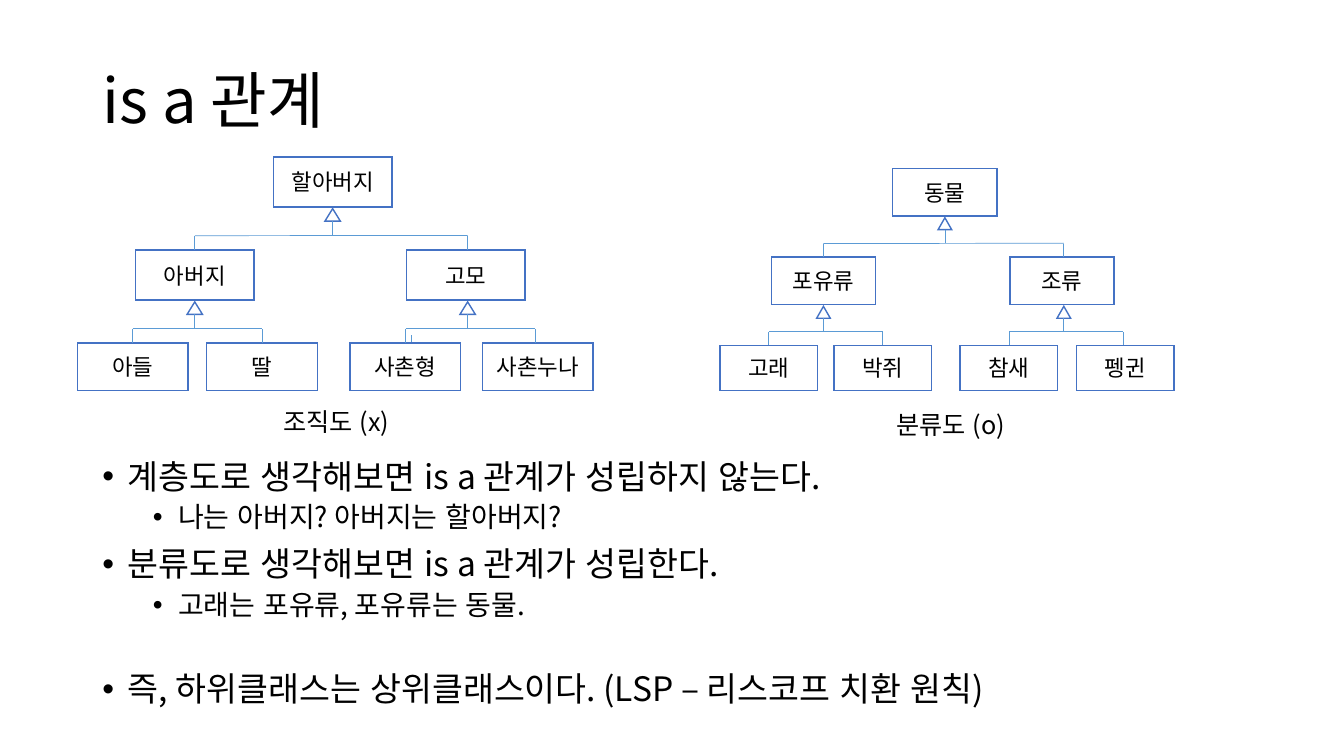
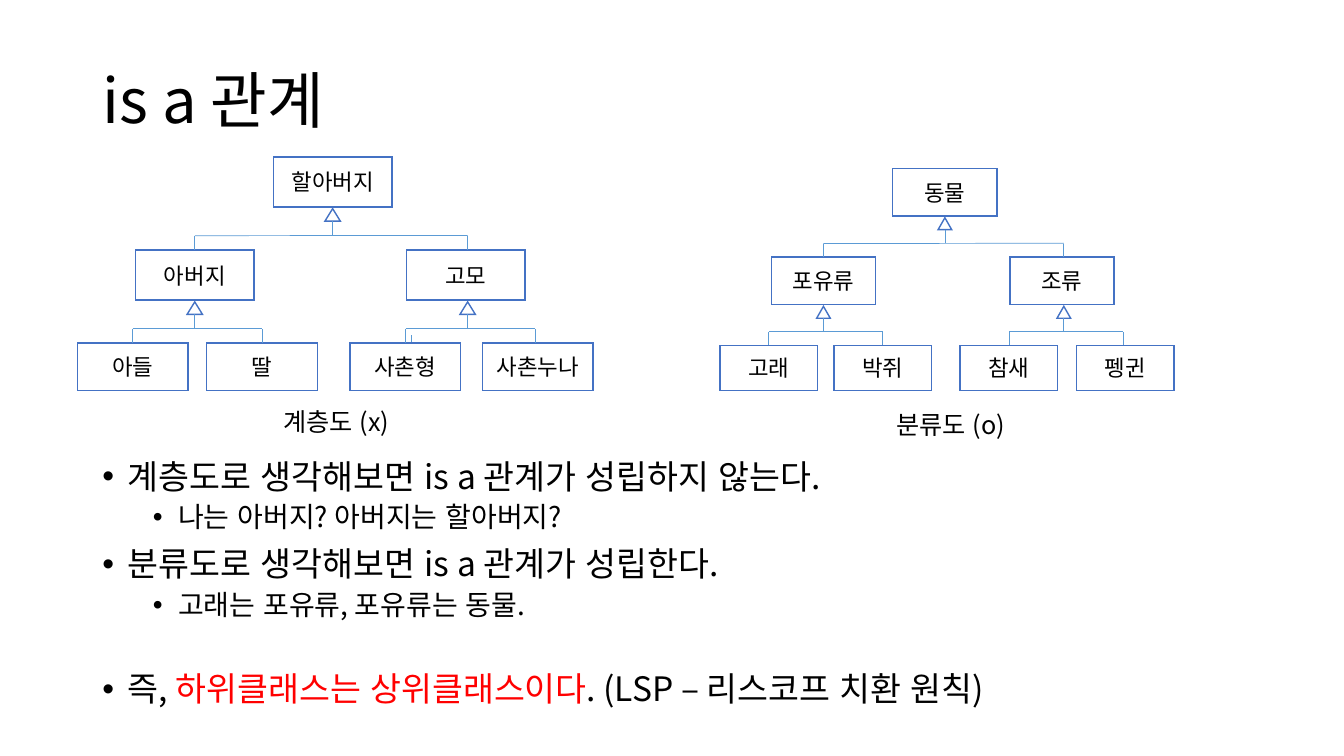
Before and after one commit to YonghoChoi/develop-note, a slide deck: slide 32 of ppt/객체지향 기본.pptx (slide 28 before the commit). Drawn at 1344x756 pixels with LibreOffice and Linux fonts; fonts in the diff are those of the drawing. Boxes give left, top, right and bottom in pixels: in the first picture for what was removed or moved away, otherwise in the second. Text is boxed around its words. In the diff, an @@ line names an element or a change of style, - is before the commit and + after.

```diff
--- a/ppt/객체지향 기본.pptx
+++ b/ppt/객체지향 기본.pptx
@@ text at (283, 410, 390, 436): text changed @@
-조직도 (x)
+계층도 (x)
@@ text at (128, 673, 984, 708): text colour #000000 to #FF0000 in "하위클래스는 상위클래스이다." @@
```
Also in this commit, not shown: 16 other slides changed, 7 slides added.
